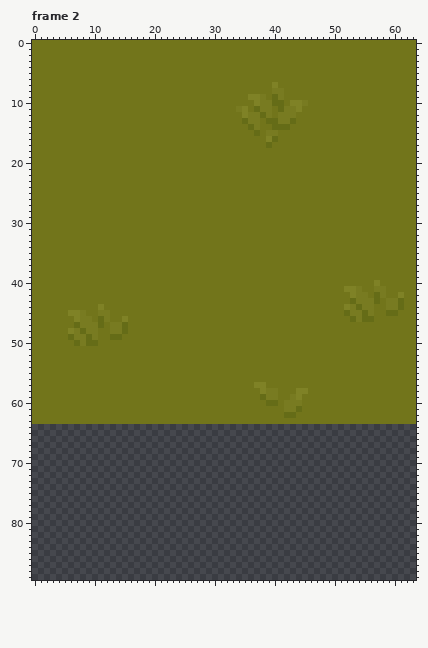
Pixel-art file, stored at Arts/aseprite/environmental.aseprite. That is the earlier state.
64x90 pixels, 4 frames. Shown: frame 2. The commit also changed other frames, which this record leaves out.
New version:
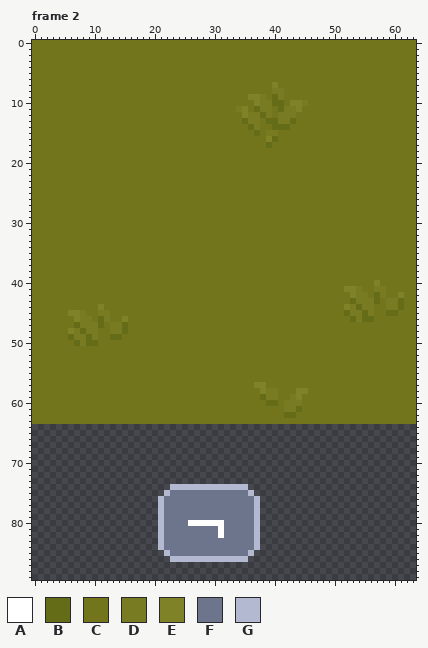
Palette (. is transparent): A #ffffff  B #656c17  C #72751b  D #787b21  E #7f8226  F #6d758d  G #b3b9d1
Commit: add logic plates
The edit:
layer "logic/negacja" added
--- frame 2, layer "logic/negacja"
@@ x 19..39 @@
 73 .....................
-74 .....................
-75 .....................
-76 .....................
-77 .....................
-78 .....................
-79 .....................
-80 .....................
-81 .....................
-82 .....................
-83 .....................
-84 .....................
-85 .....................
-86 .....................
+74 ....GGGGGGGGGGGGG....
+75 ...GFFFFFFFFFFFFFG...
+76 ..GFFFFFFFFFFFFFFFG..
+77 ..GFFFFFFFFFFFFFFFG..
+78 ..GFFFFFFFFFFFFFFFG..
+79 ..GFFFFFFFFFFFFFFFG..
+80 ..GFFFFAAAAAAFFFFFG..
+81 ..GFFFFFFFFFAFFFFFG..
+82 ..GFFFFFFFFFAFFFFFG..
+83 ..GFFFFFFFFFFFFFFFG..
+84 ..GFFFFFFFFFFFFFFFG..
+85 ...GFFFFFFFFFFFFFG...
+86 ....GGGGGGGGGGGGG....
 87 .....................
Pixel boxes of the changes (left, top, right, bottom) in both pictures:
added: (158, 484, 260, 562)
